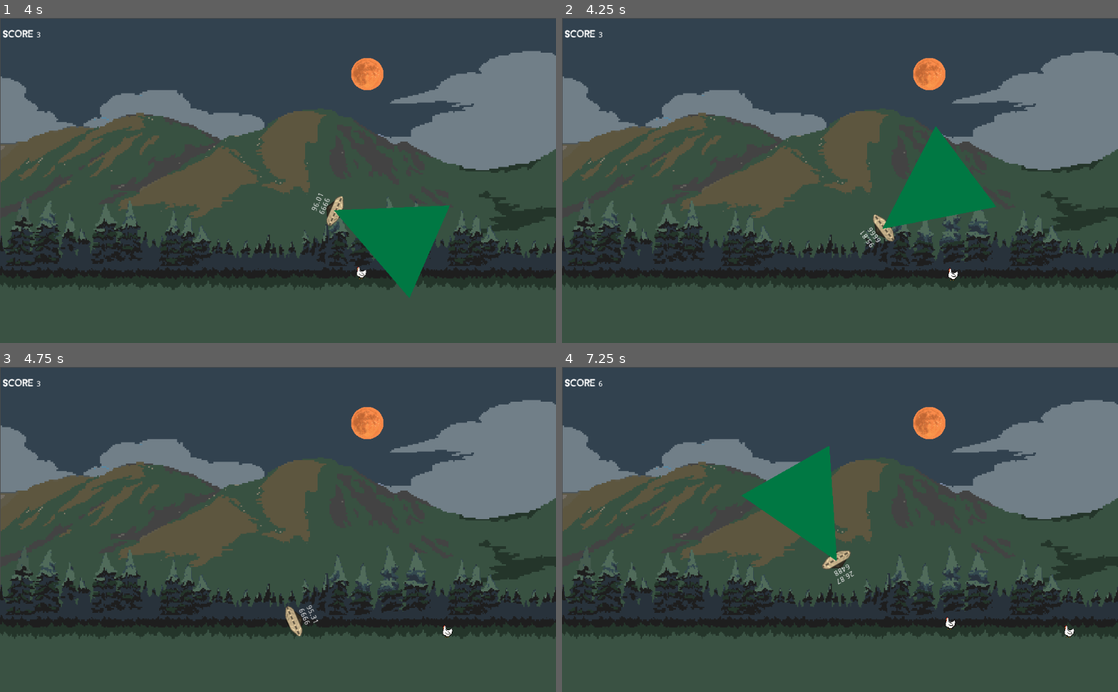
Above: before the commit, frames 1-4 (two rows, left to right).
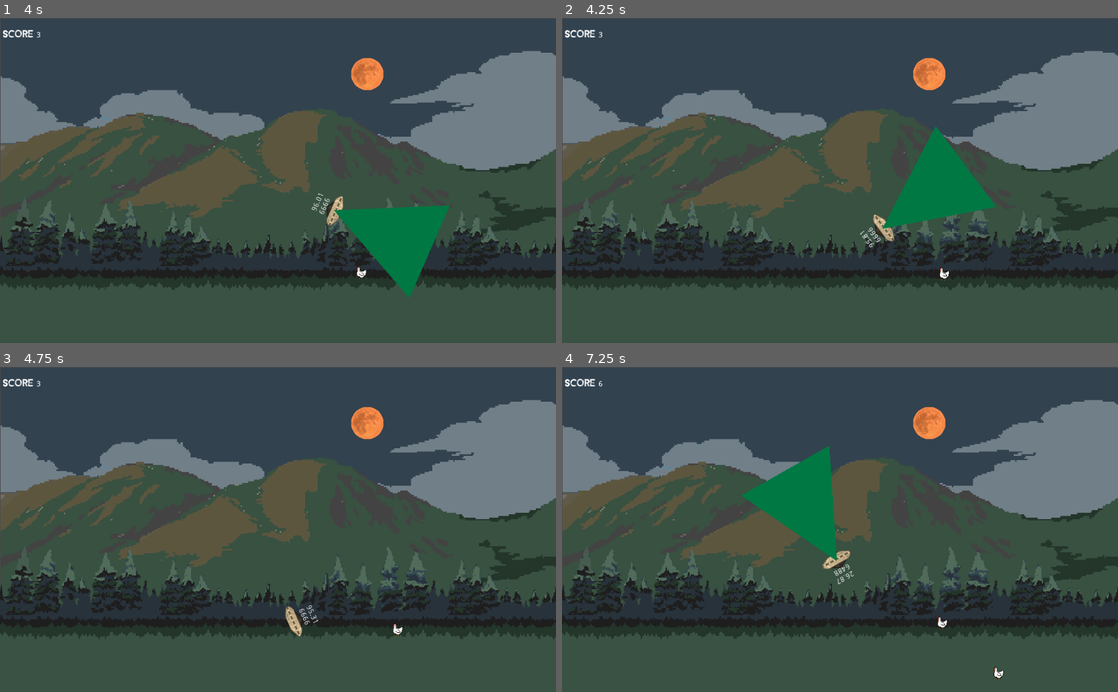
Above: after the commit, the same moments.

Repository: Beat1823/LudumDare52
Game: Godot game, scene res://Game/MainScene.tscn
Two runs of this game, one before a commit and one after it. Both use one fixed random seed, a clock stepped at 60 frames per second and the inputs below.
Inputs:
- Up to frame 1 (4 s): tap Enter at 0.5 s; hold Right (Right) 0.53-1.28 s; hold Space (TractorBeam) 0.53-1.28 s; hold Down (Down) 1.28-2.03 s; tap Space (TractorBeam) at 1.35, 2.85 s; hold Right (Right) 2.03-2.78 s; hold Space (TractorBeam) 2.03-2.78 s; hold Up (Up) 2.78-3.53 s; hold Left (Left) from 3.53 s (still down); hold Space (TractorBeam) from 3.53 s (still down)
- Up to frame 2 (4.25 s): keep holding Left (Left); keep holding Space (TractorBeam)
- Up to frame 3 (4.75 s): keep holding Left (Left); release Space (TractorBeam) at 4.28 s; tap Space (TractorBeam) at 4.35 s
- Up to frame 4 (7.25 s): release Left (Left) at 5.03 s; hold Down (Down) 5.03-5.78 s; hold Space (TractorBeam) 5.03-5.78 s; hold Right (Right) 5.78-6.53 s; tap Space (TractorBeam) at 5.85 s; hold Up (Up) from 6.53 s (still down); hold Space (TractorBeam) from 6.53 s (still down)

Frame 1 is identical in both runs. In frame 2, less than 0.1% of the frame differs, in the area x 67-72%, y 76-81%; in frame 3, less than 0.1%; in frame 4, 0.2%, in the area x 67-93%, y 76-97%.

Commit message:
added teleport and basic movement for creatures

Diff:
--- a/Game/NPCS/Chicken/Chicken.tscn
+++ b/Game/NPCS/Chicken/Chicken.tscn
@@ -31,7 +31,7 @@
 extents = Vector2( 12, 12 )
 
 [node name="RigidBody2D" type="RigidBody2D"]
-collision_layer = 3
+collision_mask = 2
 can_sleep = false
 script = ExtResource( 8 )
 
--- a/Game/NPCS/Cow/Cow.tscn
+++ b/Game/NPCS/Cow/Cow.tscn
@@ -31,7 +31,7 @@
 extents = Vector2( 41, 21.5 )
 
 [node name="RigidBody2D" type="RigidBody2D"]
-collision_layer = 3
+collision_mask = 2
 can_sleep = false
 script = ExtResource( 8 )
 
@@ -40,7 +40,7 @@
 scale = Vector2( 2, 2 )
 frames = SubResource( 1 )
 animation = "Cow"
-frame = 3
+frame = 1
 playing = true
 
 [node name="CollisionShape2D" type="CollisionShape2D" parent="."]
--- a/Game/NPCS/NeutralNpc.gd
+++ b/Game/NPCS/NeutralNpc.gd
@@ -1,12 +1,13 @@
 extends RigidBody2D
 export var  is_moving = false
 var direction_moving = 1
-export var speedX = 10
+export var speedX = 100
 
 func _ready():
 	$AnimatedSprite.playing = true
 	add_to_group("enemies")
-	mode =RigidBody2D.MODE_RIGID
+	mode =RigidBody2D.MODE_CHARACTER
+	linear_damp =3
 	direction_moving = sign (rand_range(-1,1))
 func _integrate_forces(state):
 	if (is_moving):
--- a/Game/UFO/PlayerUFO.gd
+++ b/Game/UFO/PlayerUFO.gd
@@ -13,7 +13,7 @@
 
 
 var previous_linear_velocity : Vector2 = Vector2.ZERO
-
+var should_teleport = false
 # Movement params
 export var thrustForwardForce= 500.0
 export var thrustReverseForce = 250
@@ -86,10 +86,27 @@
 	var input_force = ProcessInputForce(state.step)
 	var input_torque= ProcessInputRotation(state)
 
+
+	if (should_teleport):
+		should_teleport = false
+		var bodyPos = state.transform.origin
+		var screenCenter =get_viewport_center()
+		var margin = 10
+		print(bodyPos.y-screenCenter.y)
+		if (abs(bodyPos.y-screenCenter.y) > (get_viewport_rect().size.y/2 + margin)):
+			TeleportCenterNotify()
+			state.transform.origin = screenCenter
+		else:
+			state.transform.origin = Vector2(screenCenter.x + (screenCenter.x - bodyPos.x)*0.9, bodyPos.y)
+
+
 	set_applied_force(collision_force+input_force)
 	set_applied_torque(input_torque)
 
 
+func TeleportCenterNotify():
+	tryEmitColisionParticles(Vector2(0 , 0))
+	ReduceEnergy(20)
 
 func StabilizeUFO(isStab):
 	if (!isStab):
@@ -143,8 +160,6 @@
 
 
 
-
-
 func _process(delta):
 	if Input.is_action_pressed("TractorBeam"):
 		SetTractorBeam (true)
@@ -193,3 +208,13 @@
 	if (body.is_in_group("enemies")):
 		body.mode = RigidBody2D.MODE_RIGID
 		body.is_moving = false
+		body.linear_damp = -1
+
+
+func _on_VisibilityNotifier2D_viewport_exited(viewport):
+		should_teleport=true
+
+func get_viewport_center() -> Vector2:
+	var transform : Transform2D = get_viewport_transform()
+	var scale : Vector2 = transform.get_scale()
+	return -transform.origin / scale + get_viewport_rect().size / scale / 2
--- a/Game/UFO/PlayerUFO.tscn
+++ b/Game/UFO/PlayerUFO.tscn
@@ -136,7 +136,10 @@
 stream = ExtResource( 10 )
 volume_db = -6.001
 
+[node name="VisibilityNotifier2D" type="VisibilityNotifier2D" parent="."]
+
 [connection signal="body_entered" from="TracktorBeamArea" to="." method="_on_TracktorBeamArea_body_entered"]
 [connection signal="body_entered" from="HarvestArea" to="." method="_on_HarvestArea_body_entered"]
 [connection signal="timeout" from="StabilizationTimer" to="." method="_on_StabilizationTimer_timeout"]
 [connection signal="timeout" from="EnergyUpdateTimer" to="." method="_on_EnergyUpdateTimer_timeout"]
+[connection signal="viewport_exited" from="VisibilityNotifier2D" to="." method="_on_VisibilityNotifier2D_viewport_exited"]
